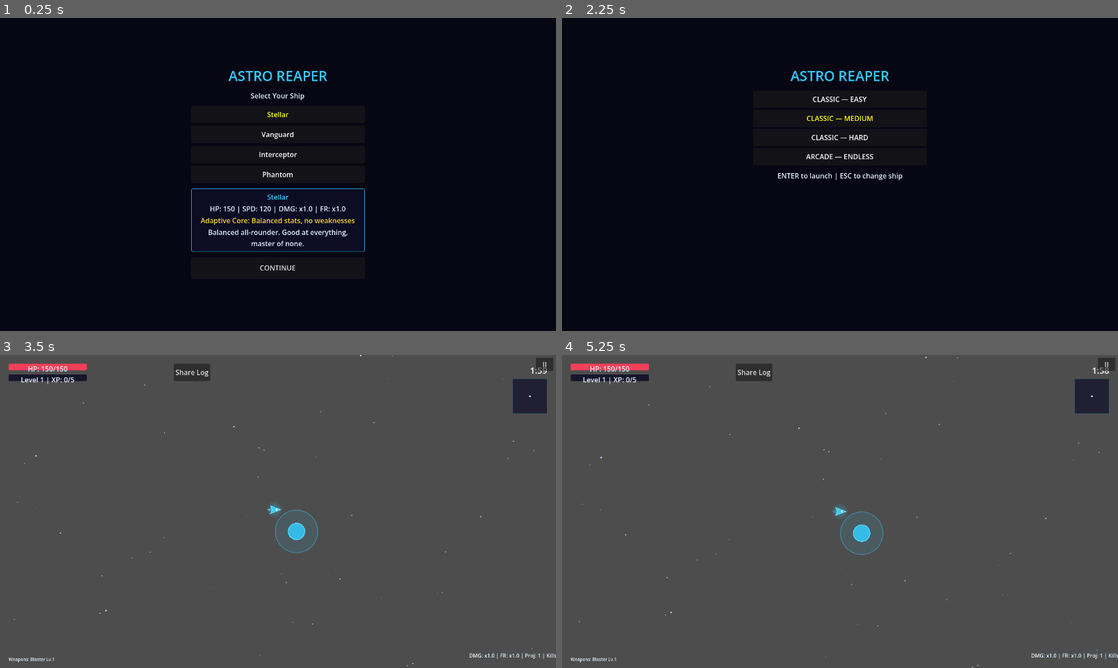
Above: before the commit, frames 1-4 (two rows, left to right).
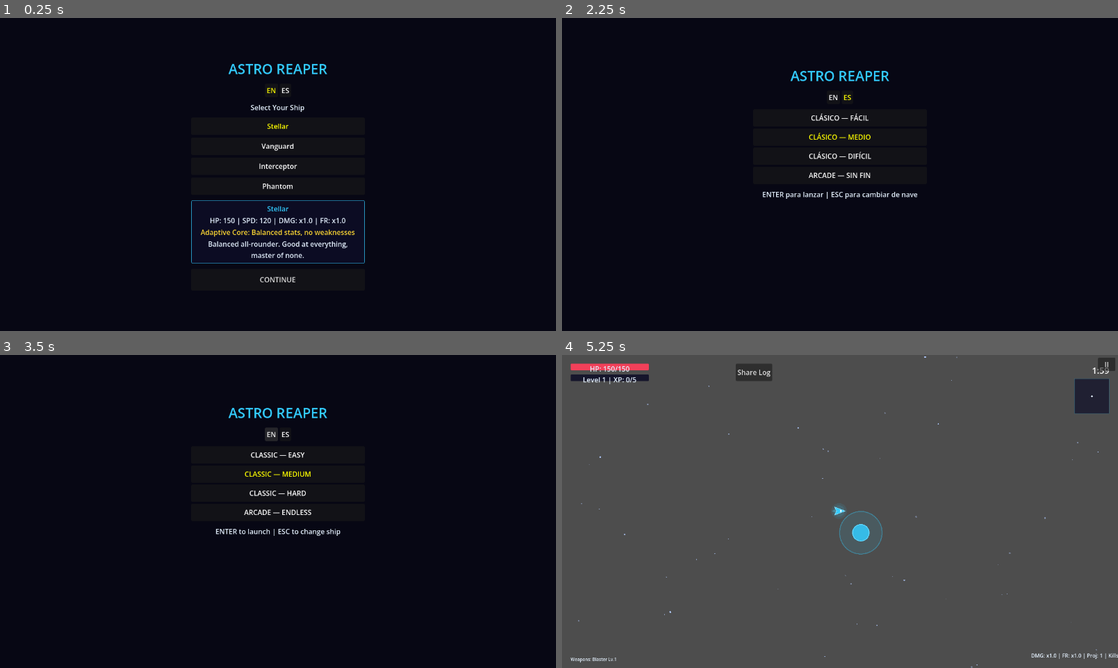
Above: after the commit, the same moments.

Repository: jlromgaz/Astro-Reaper
Game: Godot game, scene res://scenes/ui/main_menu.tscn
Two runs of this game, one before a commit and one after it. Both use one fixed random seed, a clock stepped at 60 frames per second and the inputs below.
Inputs (mouse positions are in pixels of both pictures, inside the frame that each line leads up to):
- Up to frame 1 (0.25 s): no input
- Up to frame 2 (2.25 s): click (834, 89) at 0.5 s, where only the run after the commit has a clickable "EN"; click (845, 89) at 1.25 s, where only the run after the commit has a clickable "ES"; click "CONTINUE" (after the commit: "CONTINUAR") at 2 s
- Up to frame 3 (3.5 s): click (278, 436) at 2.75 s, where only the run before the commit has a clickable "CLASSIC — EASY"
- Up to frame 4 (5.25 s): click (840, 455) at 3.5 s, where only the run after the commit has a clickable "CLASSIC — EASY"; click "II" at 4.25 s; click "Resume" at 5 s

The runs differ from the first frame. In frame 1, 3.0% of the frame differs, in the area x 34-66%, y 14-85%; in frame 2, 1.1%; in frame 3, 100%, in the area x 0-100%, y 0-100%; in frame 4, 0.2%.

Commit message:
feat(i18n): language selector with English default and Spanish translations

Diff:
--- /dev/null
+++ b/data/i18n/translations.csv
@@ -0,0 +1,22 @@
+keys,en,es
+CONTINUE,CONTINUE,CONTINUAR
+ENTER to launch | ESC to change ship,ENTER to launch | ESC to change ship,ENTER para lanzar | ESC para cambiar de nave
+CLASSIC — EASY,CLASSIC — EASY,CLÁSICO — FÁCIL
+CLASSIC — MEDIUM,CLASSIC — MEDIUM,CLÁSICO — MEDIO
+CLASSIC — HARD,CLASSIC — HARD,CLÁSICO — DIFÍCIL
+ARCADE — ENDLESS,ARCADE — ENDLESS,ARCADE — SIN FIN
+LEVEL UP!,LEVEL UP!,¡SUBIDA DE NIVEL!
+GAME OVER,GAME OVER,FIN DE LA PARTIDA
+VICTORY!,VICTORY!,¡VICTORIA!
+NEW HIGH SCORE!,NEW HIGH SCORE!,¡NUEVO RÉCORD!
+PAUSED,PAUSED,PAUSA
+Resume,Resume,Reanudar
+Quit to Menu,Quit to Menu,Salir al menú
+PLAY AGAIN,PLAY AGAIN,JUGAR OTRA VEZ
+Menu,Menu,Menú
+REROLL,REROLL,CAMBIAR
+BEST,BEST,MEJOR
+KILLS,KILLS,BAJAS
+TIME,TIME,TIEMPO
+SCORE,SCORE,PUNTOS
+Upgrades,Upgrades,Mejoras
--- a/project.godot
+++ b/project.godot
@@ -22,6 +22,7 @@
 SoundManager="*res://scripts/core/sound_manager.gd"
 FXManager="*res://scripts/core/fx_manager.gd"
 ScoreManager="*res://scripts/core/score_manager.gd"
+Settings="*res://scripts/core/settings.gd"
 
 [debug]
 
@@ -37,6 +38,11 @@
 window/handheld/orientation=1
 window/size/test_width=1280
 window/size/test_height=720
+
+[internationalization]
+
+locale/translations=PackedStringArray("res://data/i18n/translations.en.translation", "res://data/i18n/translations.es.translation")
+locale/fallback="en"
 
 [input]
 
--- a/scenes/ui/main_menu.tscn
+++ b/scenes/ui/main_menu.tscn
@@ -58,6 +58,18 @@
 theme_override_colors/font_color = Color(1, 0.85, 0.2, 1)
 text = "BEST: 0"
 
+[node name="LangRow" type="HBoxContainer" parent="VBox"]
+layout_mode = 2
+alignment = 1
+
+[node name="EnBtn" type="Button" parent="VBox/LangRow"]
+layout_mode = 2
+text = "EN"
+
+[node name="EsBtn" type="Button" parent="VBox/LangRow"]
+layout_mode = 2
+text = "ES"
+
 [node name="ModeList" type="VBoxContainer" parent="VBox"]
 visible = false
 layout_mode = 2
--- /dev/null
+++ b/scripts/core/settings.gd
@@ -0,0 +1,44 @@
+extends Node
+## Settings — persists user preferences (language for now) to user://.
+## English is the default; the menu selector calls set_language().
+
+const DEFAULT_LANGUAGE := "en"
+
+var save_path: String = "user://settings.json"
+
+var _language: String = DEFAULT_LANGUAGE
+
+
+func _ready() -> void:
+	_load()
+	TranslationServer.set_locale(_language)
+
+
+func get_language() -> String:
+	return _language
+
+
+func set_language(code: String) -> void:
+	_language = code
+	TranslationServer.set_locale(code)
+	_save()
+	DebugLog.log_info("SETTINGS", "Language set to %s" % code)
+
+
+func _load() -> void:
+	if not FileAccess.file_exists(save_path):
+		return
+	var f := FileAccess.open(save_path, FileAccess.READ)
+	if not f:
+		return
+	var json := JSON.new()
+	if json.parse(f.get_as_text()) == OK and json.data is Dictionary:
+		_language = str(json.data.get("language", DEFAULT_LANGUAGE))
+
+
+func _save() -> void:
+	var f := FileAccess.open(save_path, FileAccess.WRITE)
+	if not f:
+		DebugLog.log_error("SETTINGS", "Could not write %s" % save_path)
+		return
+	f.store_string(JSON.stringify({"language": _language}))
--- a/scripts/ui/hud.gd
+++ b/scripts/ui/hud.gd
@@ -262,7 +262,7 @@
 	# when some options are hidden.
 	if _rerolls_left > 0 and option_count < _upgrade_pool.size():
 		var reroll_btn := Button.new()
-		reroll_btn.text = "REROLL (%d)" % _rerolls_left
+		reroll_btn.text = "%s (%d)" % [tr("REROLL"), _rerolls_left]
 		reroll_btn.add_theme_color_override("font_color", Palette.UI_ACCENT)
 		reroll_btn.pressed.connect(_on_reroll)
 		upgrade_buttons.add_child(reroll_btn)
@@ -352,22 +352,23 @@
 
 func _on_game_ended(reason: String) -> void:
 	game_over_panel.show()
-	game_over_title.text = "VICTORY!" if reason == "victory" else "GAME OVER"
+	game_over_title.text = tr("VICTORY!") if reason == "victory" else tr("GAME OVER")
 	var mins: int = int(GameManager.run_time) / 60
 	var secs: int = int(GameManager.run_time) % 60
 	var kills := 0
 	if _player and _player.has_method("get_stats") and _player.get_stats().has("kills"):
 		kills = _player.get_stats().kills
 
-	var summary := "KILLS: %d | TIME: %d:%02d" % [kills, mins, secs]
+	var summary := "%s: %d | %s: %d:%02d" % [tr("KILLS"), kills, tr("TIME"), mins, secs]
 	if not ScoreManager.last_result.is_empty():
-		summary += "\nSCORE: %d | BEST: %d" % [
-			ScoreManager.last_result.score, ScoreManager.get_high_score()
+		summary += "\n%s: %d | %s: %d" % [
+			tr("SCORE"), ScoreManager.last_result.score,
+			tr("BEST"), ScoreManager.get_high_score()
 		]
 		if ScoreManager.last_result.get("is_high_score", false):
-			summary += "\nNEW HIGH SCORE!"
+			summary += "\n" + tr("NEW HIGH SCORE!")
 	if _chosen_upgrades.size() > 0:
-		summary += "\nUpgrades: " + ", ".join(_chosen_upgrades)
+		summary += "\n%s: %s" % [tr("Upgrades"), ", ".join(_chosen_upgrades)]
 	game_over_summary.text = summary
 	play_again_btn.grab_focus()
 	DebugLog.log_info("GAME", "Game ended. Total kills: %d" % kills)
--- a/scripts/ui/main_menu.gd
+++ b/scripts/ui/main_menu.gd
@@ -11,6 +11,7 @@
 
 @onready var title_label: Label = $VBox/TitleLabel
 @onready var best_score_label: Label = $VBox/BestScoreLabel
+@onready var lang_row: HBoxContainer = $VBox/LangRow
 @onready var mode_list: VBoxContainer = $VBox/ModeList
 @onready var mode_hint: Label = $VBox/ModeHint
 @onready var subtitle_label: Label = $VBox/SubtitleLabel
@@ -36,6 +37,7 @@
 	start_button.text = "CONTINUE"
 	start_button.focus_mode = Control.FOCUS_NONE
 	start_button.pressed.connect(func() -> void: _goto_page(1))
+	_setup_language_row()
 	ship_info_panel.visible = false
 	_set_best_score(ScoreManager.get_high_score())
 	if _ships.size() > 0:
@@ -86,9 +88,31 @@
 	GameManager.difficulty = MODE_OPTIONS[index].difficulty
 
 
+func _setup_language_row() -> void:
+	# Mouse/touch only — deliberately outside the keyboard flow.
+	var codes := {"EnBtn": "en", "EsBtn": "es"}
+	for btn: Button in lang_row.get_children():
+		btn.focus_mode = Control.FOCUS_NONE
+		var code: String = codes.get(btn.name, "en")
+		btn.pressed.connect(_on_language_selected.bind(code))
+	_highlight_language(Settings.get_language())
+
+
+func _on_language_selected(code: String) -> void:
+	Settings.set_language(code)
+	_highlight_language(code)
+	_set_best_score(ScoreManager.get_high_score())  # refresh composed text
+
+
+func _highlight_language(code: String) -> void:
+	for btn: Button in lang_row.get_children():
+		var active: bool = btn.text.to_lower() == code
+		btn.add_theme_color_override("font_color", Color.YELLOW if active else Color.WHITE)
+
+
 func _set_best_score(high: int) -> void:
 	best_score_label.visible = high > 0
-	best_score_label.text = "BEST: %d" % high
+	best_score_label.text = "%s: %d" % [tr("BEST"), high]
 
 
 func _load_ships() -> void:
--- /dev/null
+++ b/tests/unit/test_i18n.gd
@@ -0,0 +1,46 @@
+extends GutTest
+## Tests for the language system: Settings autoload, EN default, ES
+## translations, persistence, and the mouse-only menu selector.
+
+const MENU_SCENE := preload("res://scenes/ui/main_menu.tscn")
+const SettingsScript := preload("res://scripts/core/settings.gd")
+const TEST_SETTINGS_PATH := "user://test_settings.json"
+
+
+func after_each() -> void:
+	Settings.set_language("en")
+	if FileAccess.file_exists(TEST_SETTINGS_PATH):
+		DirAccess.remove_absolute(TEST_SETTINGS_PATH)
+
+
+func test_default_locale_is_english() -> void:
+	assert_true(TranslationServer.get_locale().begins_with("en"),
+		"English must be the default language")
+
+
+func test_set_language_switches_locale_and_translates() -> void:
+	Settings.set_language("es")
+	assert_true(TranslationServer.get_locale().begins_with("es"))
+	assert_eq(TranslationServer.translate("GAME OVER"), "FIN DE LA PARTIDA",
+		"Spanish translation must be active")
+
+
+func test_language_persists_across_instances() -> void:
+	var s1: Node = SettingsScript.new()
+	s1.save_path = TEST_SETTINGS_PATH
+	add_child_autofree(s1)
+	s1.set_language("es")
+	var s2: Node = SettingsScript.new()
+	s2.save_path = TEST_SETTINGS_PATH
+	add_child_autofree(s2)
+	await get_tree().process_frame
+	assert_eq(s2.get_language(), "es", "Saved language must be restored on load")
+
+
+func test_menu_language_buttons_are_mouse_only() -> void:
+	var menu: CanvasLayer = add_child_autofree(MENU_SCENE.instantiate())
+	await get_tree().process_frame
+	assert_gt(menu.lang_row.get_child_count(), 1, "Menu must offer language buttons")
+	for btn in menu.lang_row.get_children():
+		assert_eq(btn.focus_mode, Control.FOCUS_NONE,
+			"Language buttons must not enter the keyboard flow")
Not shown, added: data/i18n/translations.csv.import
